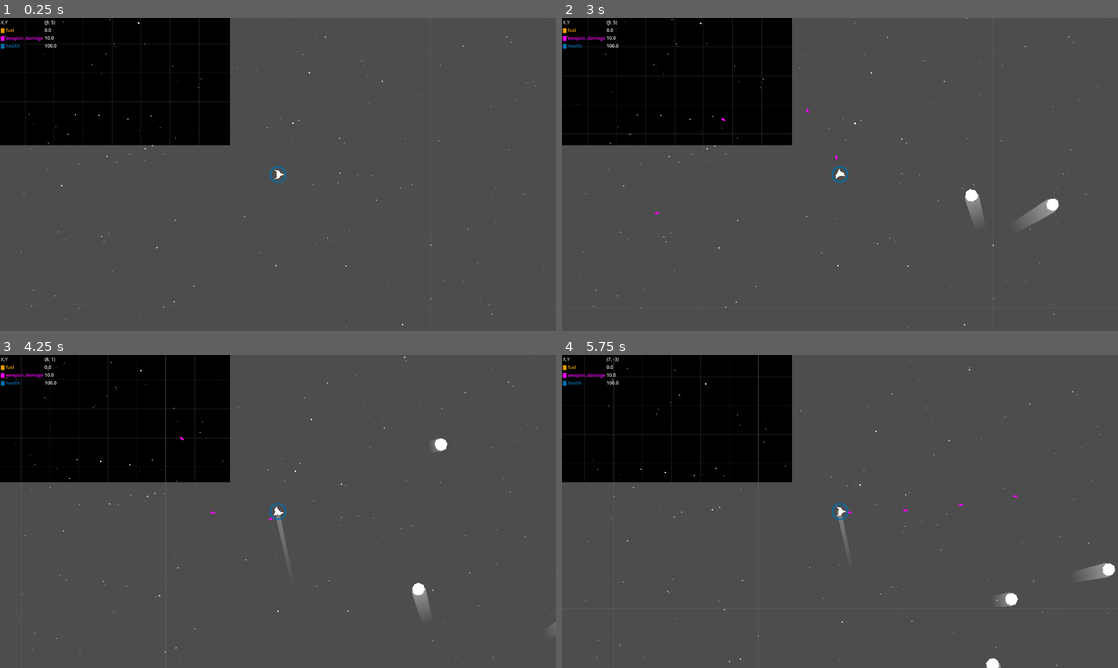
Above: before the commit, frames 1-4 (two rows, left to right).
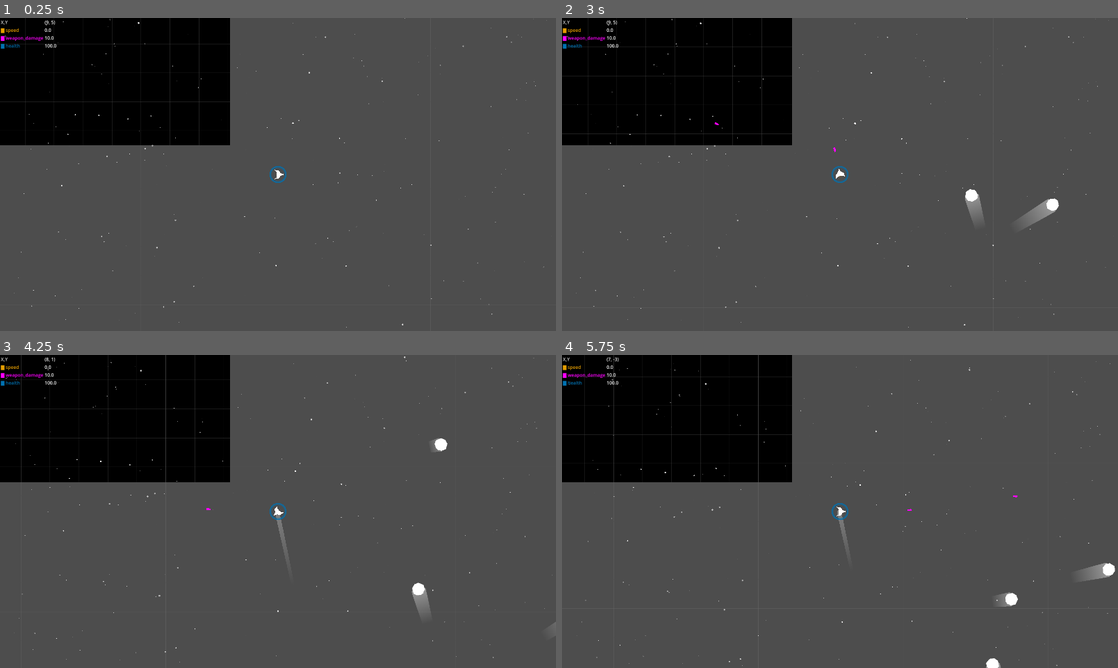
Above: after the commit, the same moments.

Repository: krets/space-octo
Game: Godot game, scene res://scenes/Game.tscn
Two runs of this game, one before a commit and one after it. Both use one fixed random seed, a clock stepped at 60 frames per second and the inputs below.
Inputs:
- Up to frame 1 (0.25 s): no input
- Up to frame 2 (3 s): tap Enter at 0.5 s; hold D (turn_right) 0.53-1.28 s; hold Space (shoot) 0.53-1.28 s; hold S (brake) 1.28-2.03 s; tap Space (shoot) at 1.35, 2.85 s; hold D (turn_right) 2.03-2.78 s; hold Space (shoot) 2.03-2.78 s; hold W (thrust) from 2.78 s (still down)
- Up to frame 3 (4.25 s): release W (thrust) at 3.53 s; hold A (turn_left) from 3.53 s (still down); hold Space (shoot) from 3.53 s (still down)
- Up to frame 4 (5.75 s): release Space (shoot) at 4.28 s; tap Space (shoot) at 4.35 s; release A (turn_left) at 5.03 s; hold S (brake) from 5.03 s (still down); hold Space (shoot) from 5.03 s (still down)

The runs differ from the first frame. In frame 1, less than 0.1% of the frame differs, in the area x 1-4%, y 3-5%; in frame 2, less than 0.1%, in the area x 1-50%, y 3-63%; in frame 3, less than 0.1%; in frame 4, less than 0.1%.

Commit message:
fuel->speed;

Diff:
--- a/resources/player_stats.tres
+++ b/resources/player_stats.tres
@@ -10,17 +10,20 @@
 max_speed = 900.0
 max_health = 200.0
 health = 100.0
-weapon_cooldown = 0.2
+weapon_cooldown = 0.4
 weapon_damage = 10.0
 max_weapon_damage = 100.0
+speed = 0.0
+max_speed_boost = 500.0
+min_thrust_speed = 500.0
+max_thrust_speed = 1000.0
+min_brake_speed = 250.0
+max_brake_speed = 500.0
+min_weapon_cooldown = 0.4
+max_weapon_cooldown = 0.1
 shield_size_empty = 14.0
 shield_size_min = 32.0
 shield_display_min = 25.0
 shield_grow_size = 120.0
 shield_grow_threshold = null
-fuel = 0.0
-max_fuel = 500.0
-points_blue = 0
-points_orange = 0
-points_yellow = 0
 metadata/_custom_type_script = "uid://dqg6byqevrilj"
--- a/scenes/debris.tscn
+++ b/scenes/debris.tscn
@@ -27,7 +27,7 @@
 radius = 8.0
 
 [node name="Debris" type="CharacterBody2D"]
-collision_layer = 2
+collision_layer = 0
 collision_mask = 0
 script = SubResource("GDScript_ohb82")
 
--- a/scripts/game.gd
+++ b/scripts/game.gd
@@ -13,6 +13,8 @@
 func _on_asteroid_spawner_timeout() -> void:
 	$AsteroidSpawner.wait_time = randf_range(1.0, asteroid_timer_max)
 	if $Asteroids.get_child_count() >= max_asteroids:
+		print("Despawn; child_count: %s" % $Asteroids.get_child_count())
+		print("Children: %s" % $Asteroids.get_children())
 		var player_position = %Player.global_position
 		var furthest_asteroid = null
 		var max_distance = -1.0
--- a/scripts/pickup_stats.gd
+++ b/scripts/pickup_stats.gd
@@ -6,7 +6,7 @@
 
 # Must be <= number of colors in color_palette.tres
 static var stat_names = {
-	"fuel": 25,
+	"speed": 25,
 	"weapon_damage": 10,
 	"health": 15,
 }
--- a/scripts/player/player.gd
+++ b/scripts/player/player.gd
@@ -1,7 +1,6 @@
 extends CharacterBody2D
 
 @export var stats : Resource
-
 
 @onready var projectile = preload("res://scenes/projectile.tscn")
 @onready var default_modulate = $ShipPolygon.modulate
@@ -70,16 +69,36 @@
 func do_pickup(stat_name: String, value: float) -> void:
 	var new_value = value + stats.get(stat_name)
 	var max_value = stats.get("max_%s" % stat_name)
-	if max_value:
-		new_value = min(max_value, new_value)
-	stats.set(stat_name, new_value)
+
+	if stat_name == "speed":
+		# Calculate speed boost percentage (0 to 1)
+		var speed_factor = new_value / stats.max_speed_boost
+		speed_factor = clamp(speed_factor, 0.0, 1.0)
+
+		# Adjust thrust and brake speeds
+		stats.thrust_speed = lerp(stats.min_thrust_speed, stats.max_thrust_speed, speed_factor)
+		stats.brake_speed = lerp(stats.min_brake_speed, stats.max_brake_speed, speed_factor)
+
+		# Adjust weapon cooldown
+		var before = stats.weapon_cooldown
+		stats.weapon_cooldown = lerp(stats.min_weapon_cooldown, stats.max_weapon_cooldown, speed_factor)
+
+		print("Weapon cooldown %s -> %s" % [before, stats.weapon_cooldown])
+		# Store the speed value
+		stats.speed = new_value
+	else:
+		# Handle other stats normally
+		if max_value:
+			new_value = min(max_value, new_value)
+		stats.set(stat_name, new_value)
+
 	draw_shield()
 
+func take_damage(damage : float) -> void:
 
-func take_damage(damage : float) -> void:
 	stats.health -= damage
 	stats.weapon_damage -= damage/2
-	stats.weapon_damage = max(1.0, stats.weapon_damage)
+	stats.weapon_damage = max(stats.min_weapon_damage, stats.weapon_damage)
 	print("player received: %s damage" % damage)
 	if stats.health <= 0.0:
 		print("You dead now.")
@@ -103,6 +122,7 @@
 	if not $WeaponCooldown.is_stopped():
 		return
 
+	print("Starting weapon timer: %s" % stats.weapon_cooldown)
 	$WeaponCooldown.wait_time = stats.weapon_cooldown
 	$WeaponCooldown.start()
 	var instance = projectile.instantiate()
--- a/scripts/player/stats.gd
+++ b/scripts/player/stats.gd
@@ -1,26 +1,31 @@
 extends Resource
 class_name PlayerStats
 
+# Base stats
 @export var thrust_speed : float = 500
 @export var brake_speed : float = 250
 @export var turn_rate : float = 3.0
 @export var max_speed : float = 900
 @export var max_health : float = 200
 @export var health : float = 100
-@export var weapon_cooldown : float = 0.2
+@export var weapon_cooldown : float = 0.4
 @export var weapon_damage : float = 10.0
+@export var min_weapon_damage : float = 10.0
 @export var max_weapon_damage : float = 100.0
 
+# Speed boost related stats
+@export var speed : float = 0.0
+@export var max_speed_boost : float = 500.0
+@export var min_thrust_speed : float = 500.0
+@export var max_thrust_speed : float = 1000.0
+@export var min_brake_speed : float = 250.0
+@export var max_brake_speed : float = 500.0
+@export var min_weapon_cooldown : float = 0.4
+@export var max_weapon_cooldown : float = 0.1
 
+# Shield related stats
 @export var shield_size_empty : float = 14.0
 @export var shield_size_min : float = 32.0
 @export var shield_display_min : float = 25.0
 @export var shield_grow_size : float = 120.0
 @export var shield_grow_threshold : float = max_health/2
-
-@export var fuel : float = 0.0
-@export var max_fuel : float = 500.0
-
-@export var points_blue : int = 0
-@export var points_orange : int = 0
-@export var points_yellow : int = 0
